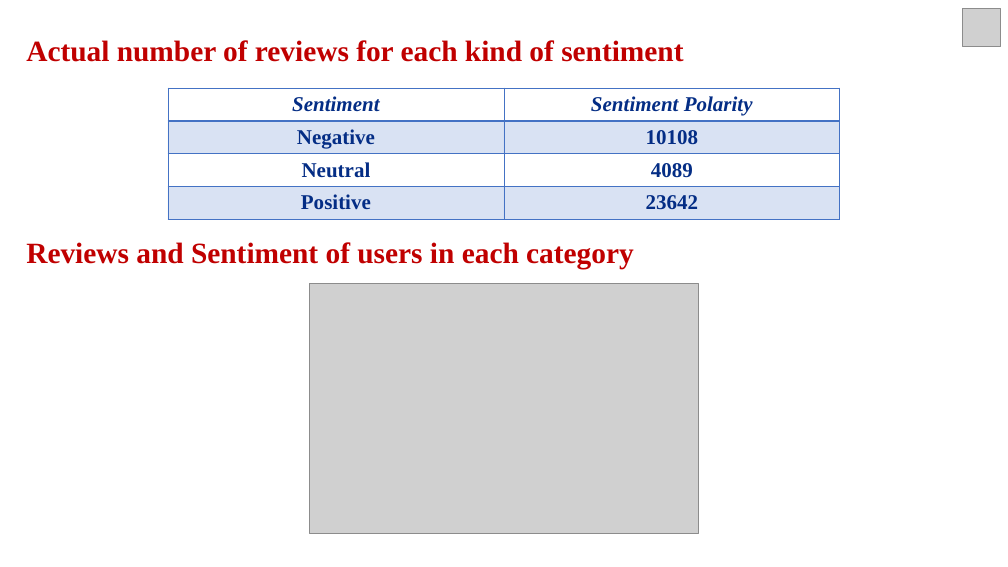
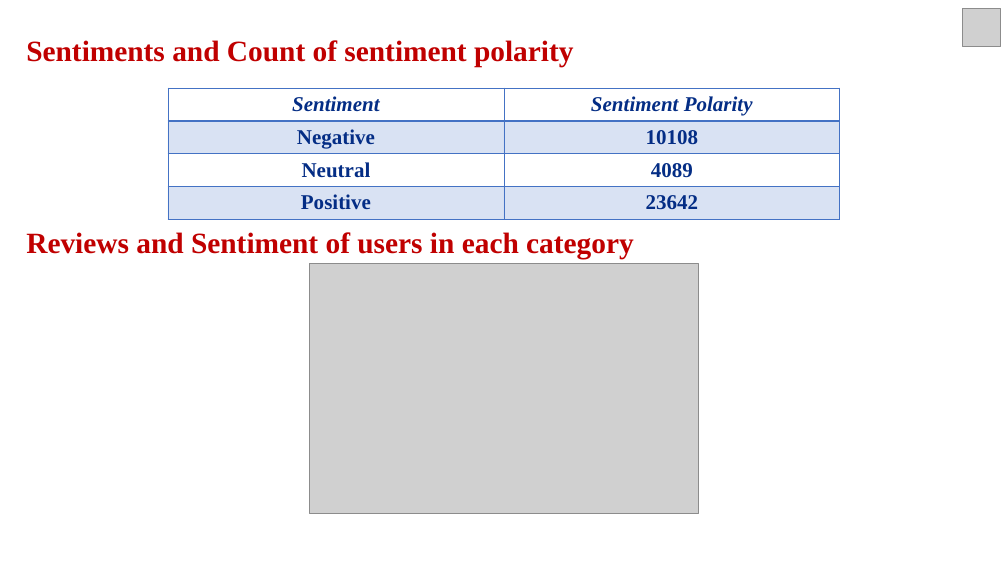
Before and after one commit to vivek16pawar/EDA-CAPSTONE, a slide deck: slide 20 of EDA_Presentation.pptx (slide 19 before the commit). Drawn at 1008x567 pixels with LibreOffice and Linux fonts; fonts in the diff are those of the drawing; grey boxes stand for pictures. Boxes give left, top, right and bottom in pixels: in the first picture for what was removed or moved away, otherwise in the second. Text is boxed around its words. In the diff, an @@ line names an element or a change of style, - is before the commit and + after.

```diff
--- a/EDA_Presentation.pptx
+++ b/EDA_Presentation.pptx
@@ text at bbox=[26, 40, 573, 67]: text changed @@
-Actual number of reviews for each kind of sentiment
+Sentiments and Count of sentiment polarity
@@ picture: place and size @@
-picture at bbox=[310, 284, 699, 534]
+picture at bbox=[310, 264, 699, 514]
```
Also in this commit, not shown: 11 other slides changed, 1 slide added.
